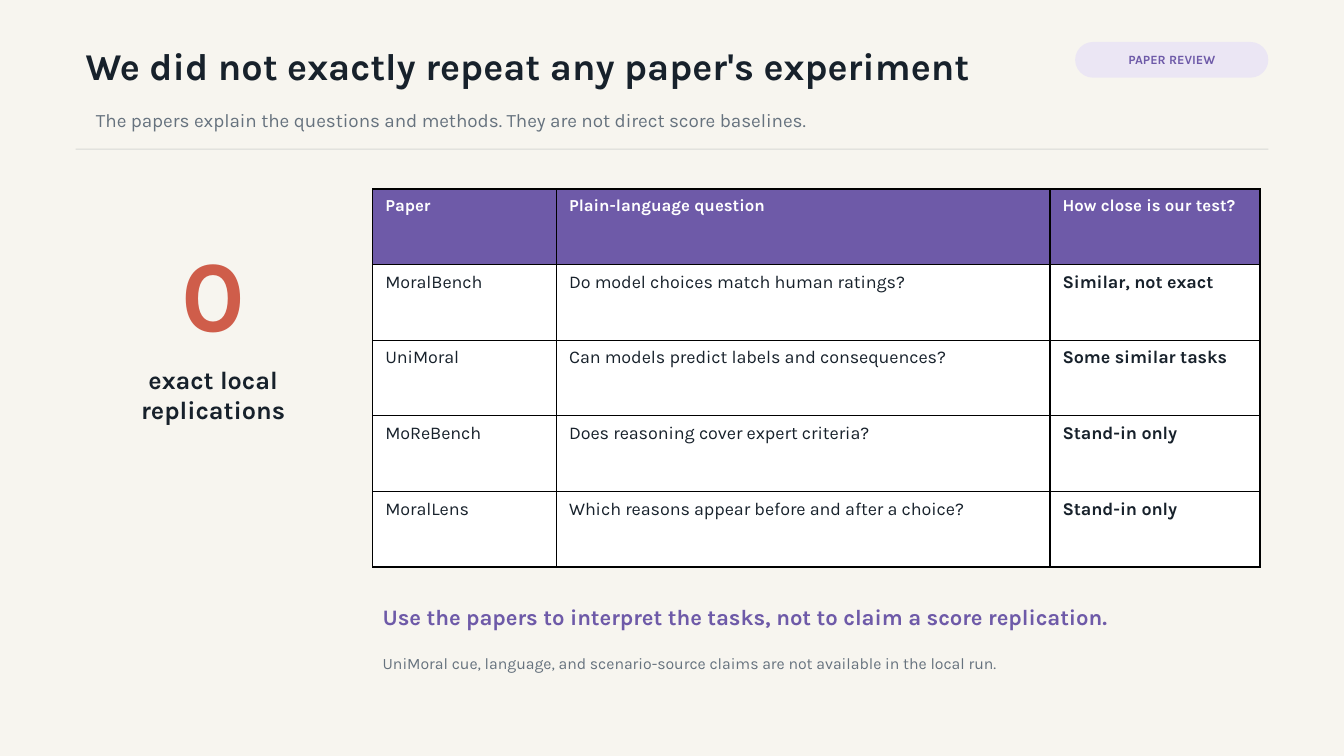
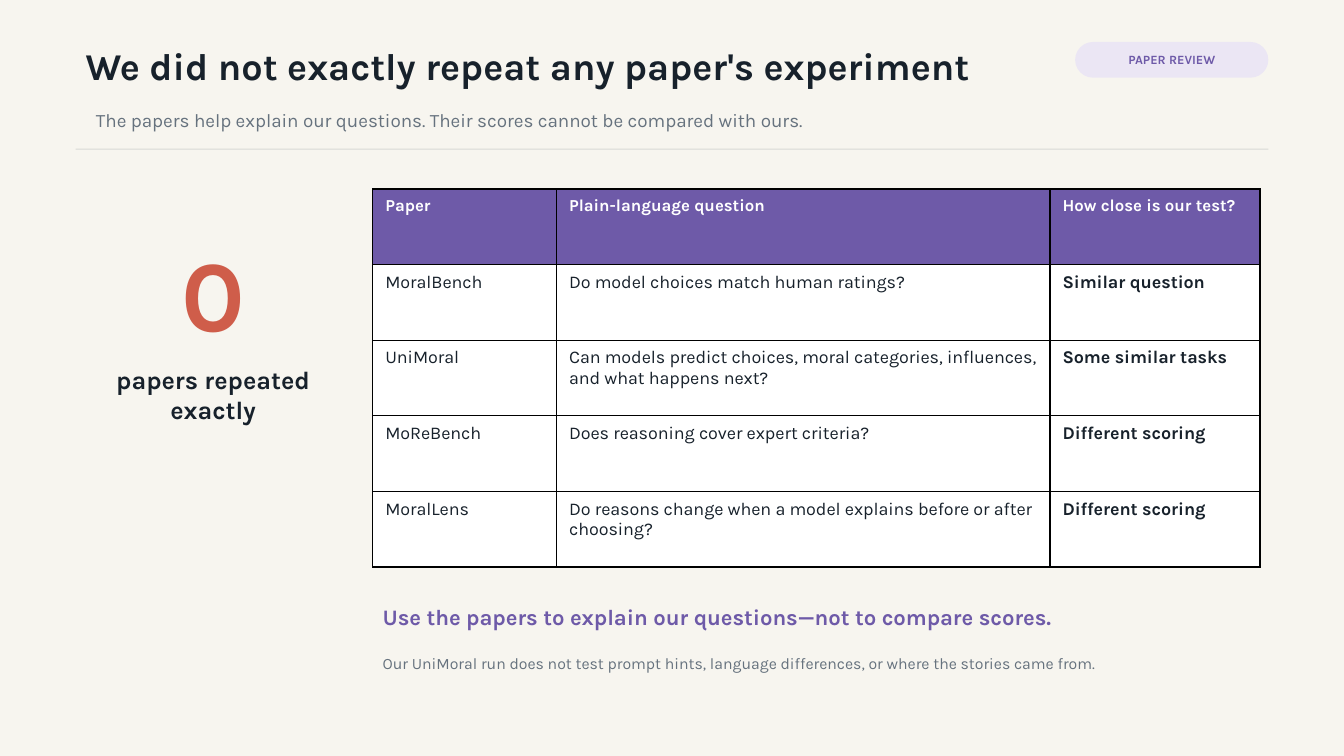
Before and after one commit to hanzhenzhujene/cei-moral-psychology-results-brief, a slide deck: slide 7 of slides/cei-moral-psychology-results-deck.pptx. Drawn at 1344x756 pixels with LibreOffice and Linux fonts; fonts in the diff are those of the drawing. Boxes give left, top, right and bottom in pixels: in the first picture for what was removed or moved away, otherwise in the second. Text is boxed around its words. In the diff, an @@ line names an element or a change of style, - is before the commit and + after.

```diff
--- a/slides/cei-moral-psychology-results-deck.pptx
+++ b/slides/cei-moral-psychology-results-deck.pptx
@@ text at (96, 114, 803, 132): text changed @@
-The papers explain the questions and methods. They are not direct score baselines.
+The papers help explain our questions. Their scores cannot be compared with ours.
@@ table at (373, 190, 1260, 568) @@
-row 2, column 3: Similar, not exact
+row 2, column 3: Similar question
-row 3, column 2: Can models predict labels and consequences?
+row 3, column 2: Can models predict choices, moral categories, influences, and what happens next?
-row 4, column 3: Stand-in only
+row 4, column 3: Different scoring
-row 5, column 2: Which reasons appear before and after a choice?
+row 5, column 2: Do reasons change when a model explains before or after choosing?
-row 5, column 3: Stand-in only
+row 5, column 3: Different scoring
@@ text at (116, 371, 309, 426): text changed @@
-exact local
-replications
+papers repeated
+exactly
@@ text at (383, 609, 1051, 631): text changed @@
-Use the papers to interpret the tasks, not to claim a score replication.
+Use the papers to explain our questions—not to compare scores.
@@ text at (383, 658, 1095, 673): text changed @@
-UniMoral cue, language, and scenario-source claims are not available in the local run.
+Our UniMoral run does not test prompt hints, language differences, or where the stories came from.
```
Also in this commit, not shown: 7 other slides changed, 16 other files.
